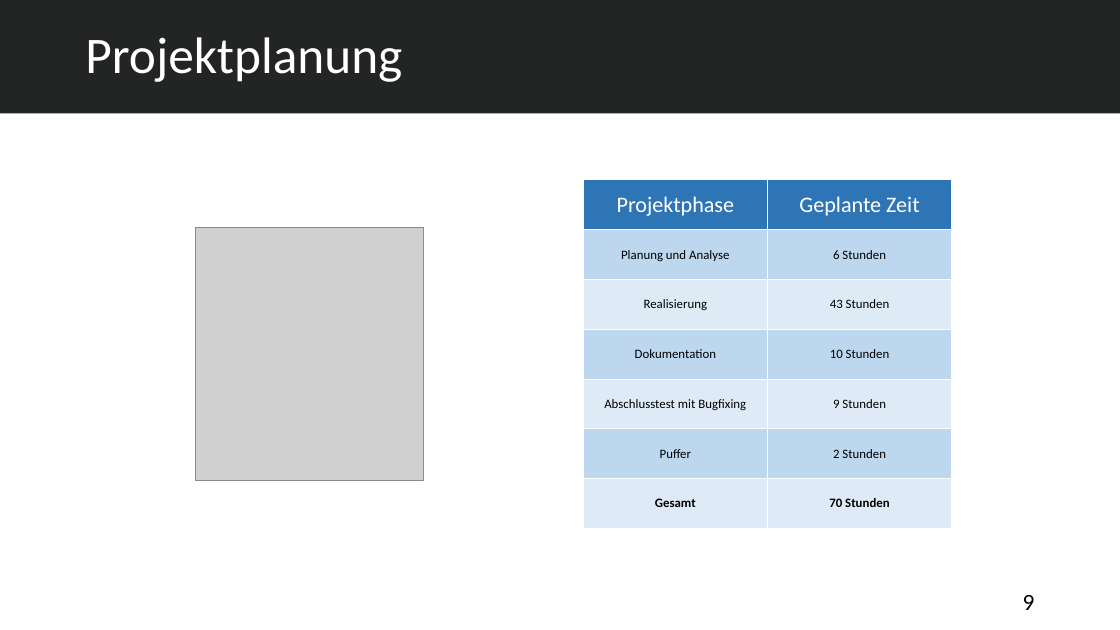
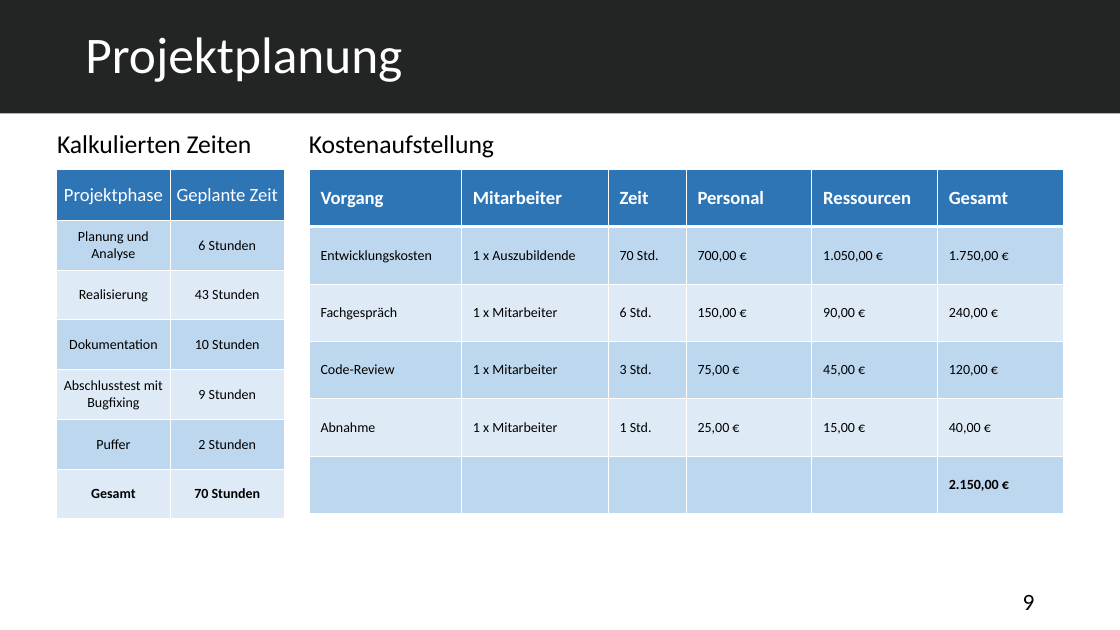
Before and after one commit to abdulsalam-emesh/Projektspresentation, a slide deck: slide 9 of Auszubildenden Verwaltungssystem.pptx. Drawn at 1120x630 pixels with LibreOffice and Linux fonts; fonts in the diff are those of the drawing; grey boxes stand for pictures. Boxes give left, top, right and bottom in pixels: in the first picture for what was removed or moved away, otherwise in the second. Text is boxed around its words. In the diff, an @@ line names an element or a change of style, - is before the commit and + after.

```diff
--- a/Auszubildenden Verwaltungssystem.pptx
+++ b/Auszubildenden Verwaltungssystem.pptx
@@ text added at (57, 135, 252, 153), 22 pt, text #000000 @@
+Kalkulierten Zeiten
@@ text added at (309, 135, 494, 158), 22 pt, text #000000 @@
+Kostenaufstellung
@@ table at (56, 170, 285, 519) @@
@@ size 19 to 16 pt in "Projektphase", "Geplante Zeit" @@
@@ size 11 to 12 pt in "Planung und Analyse", "6 Stunden", "Realisierung", "43 Stunden" and 8 more places @@
@@ table: place and size @@
-table at (583, 179, 951, 528)
+table at (56, 170, 285, 519)
@@ table added at (309, 169, 1065, 513), 6 rows, 6 columns @@
+Vorgang | Mitarbeiter | Zeit | Personal | Ressourcen | Gesamt
+Entwicklungskosten | 1 x Auszubildende | 70 Std. | 700,00 € | 1.050,00 € | 1.750,00 €
+Fachgespräch | 1 x Mitarbeiter | 6 Std. | 150,00 € | 90,00 € | 240,00 €
+Code-Review | 1 x Mitarbeiter | 3 Std. | 75,00 € | 45,00 € | 120,00 €
+Abnahme | 1 x Mitarbeiter | 1 Std. | 25,00 € | 15,00 € | 40,00 €
+ |  |  |  |  | 2.150,00 €
@@ picture removed at (196, 227, 423, 481) @@
```
Also in this commit, not shown: 6 other slides changed, 1 slide added, 1 slide removed, 2 other files.
